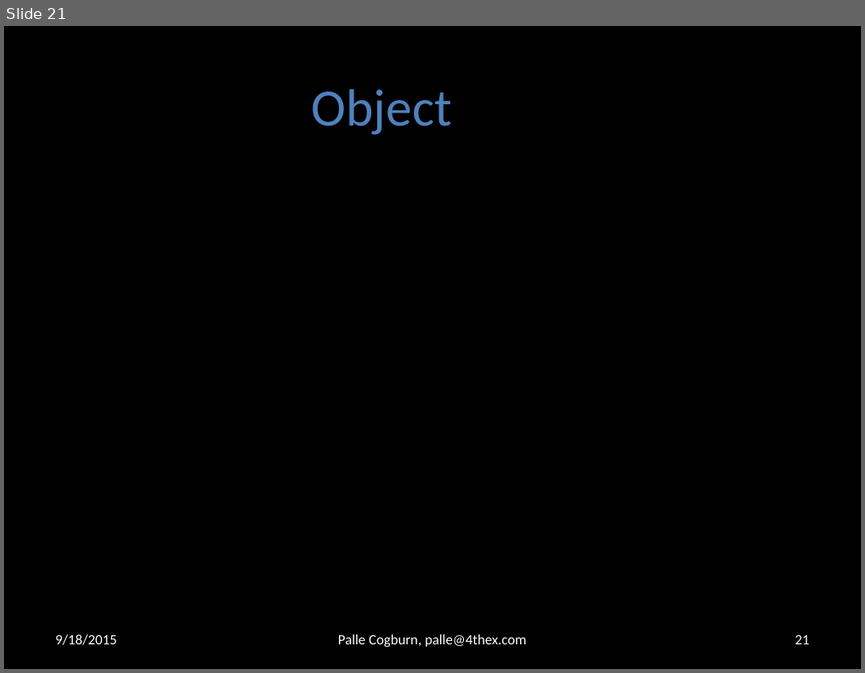
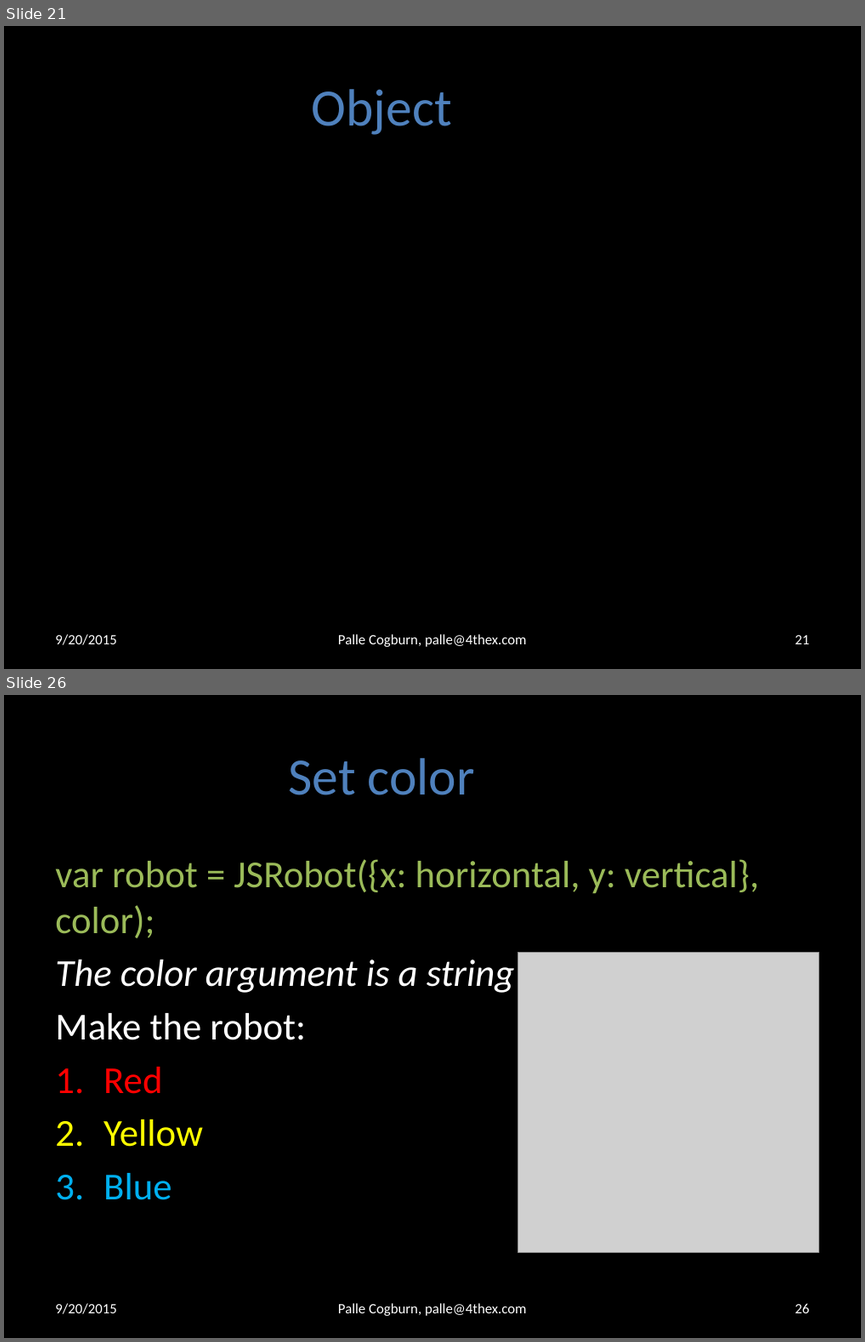
Before and after one commit to 4thex/JSRobot, a slide deck: doc/Computer Programming 1.pptx. Shown one above the other, each under a label of ours: slide 21 before the commit, slides 21 and 26 after it; the slides between them are not shown. The pictures are 865x673 and 865x1342 pixels, drawn with LibreOffice and Linux fonts; fonts in the diff are those of the drawing; grey boxes stand for pictures; background and template pictures are left out. Boxes give left, top, right and bottom in pixels: in the first picture for what was removed or moved away, otherwise in the second. Text is boxed around its words. In the diff, an @@ line names an element or a change of style, - is before the commit and + after.

Commit message:
Added description of the JSRobot API

```diff
--- a/doc/Computer Programming 1.pptx
+++ b/doc/Computer Programming 1.pptx
@@ slide 26 added at box(4, 695, 861, 1338), background #000000 @@
@@ title added at box(289, 758, 475, 795), 44 pt, text #4F81BD @@
+Set color
@@ text added at box(55, 859, 759, 1200), 32 pt, text #9BBB59 @@
+var robot = JSRobot({x: horizontal, y: vertical}, color);
+The color argument is a string.
+Make the robot:
+1. Red
+2. Yellow
+3. Blue
@@ picture added at box(518, 952, 819, 1252) @@
@@ text added at box(55, 1303, 116, 1314), 12 pt, text #FFFFFF @@
+9/20/2015
@@ text added at box(338, 1303, 527, 1315), 12 pt, text #FFFFFF @@
+Palle Cogburn, palle@4thex.com
@@ page number added at box(794, 1303, 809, 1313), 12 pt, text #FFFFFF @@
+26
@@ slide 21 changed as well @@
@@ text at box(55, 634, 116, 645): text changed @@
-9/18/2015
+9/20/2015
```
Also in this commit, not shown: 20 other slides changed, 8 other slides added, 2 other files.
